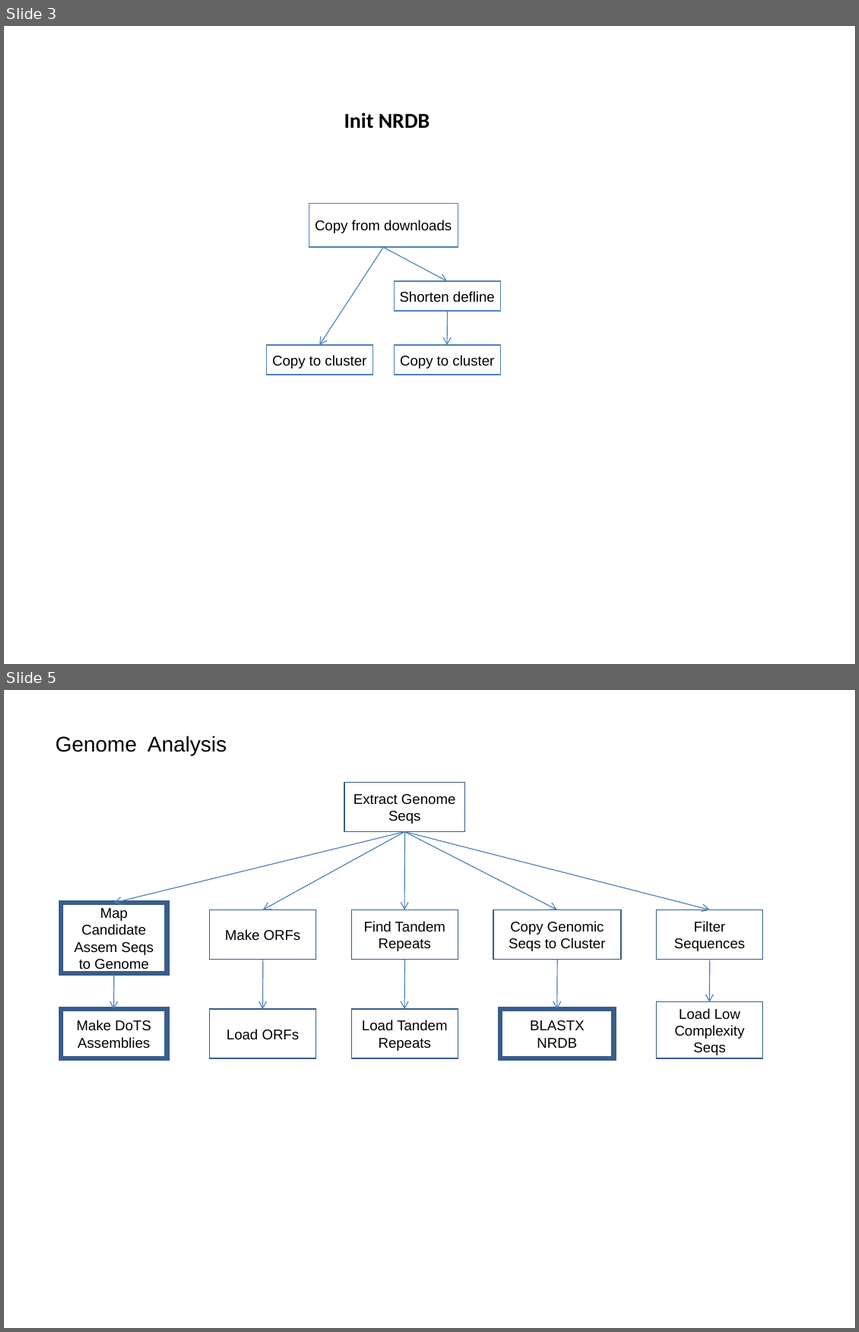
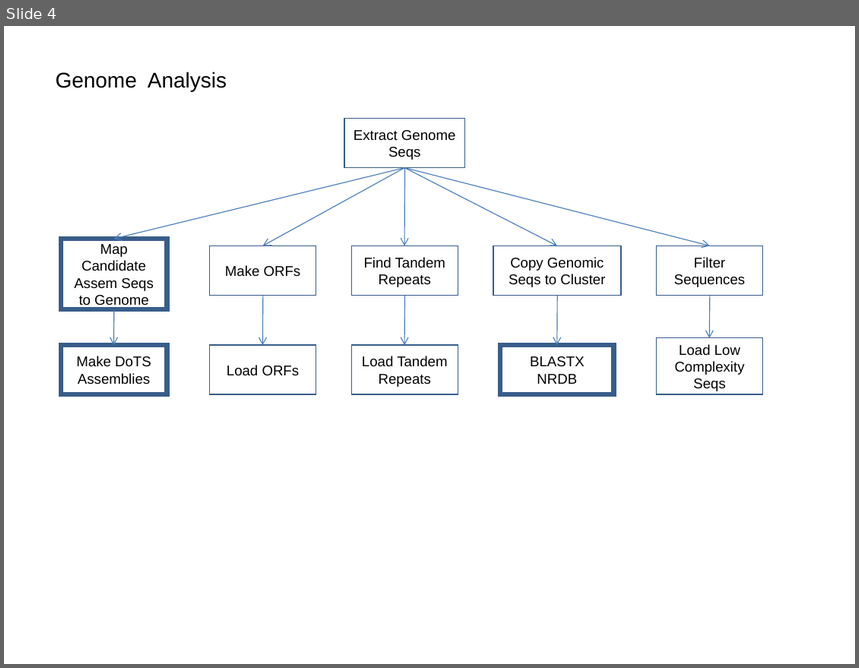
Before and after one commit to VEuPathDB/ApiCommonData, a slide deck: Load/doc/workflow/AnalysisWorkflow.ppt. Shown one above the other, each under a label of ours: slides 3 and 5 before the commit, slide 4 after it; the slides between them are not shown. The pictures are 859x1332 and 859x668 pixels, drawn with LibreOffice and Linux fonts; fonts in the diff are those of the drawing. Boxes give left, top, right and bottom in pixels: in the first picture for what was removed or moved away, otherwise in the second. Text is boxed around its words. In the diff, an @@ line names an element or a change of style, - is before the commit and + after.

```diff
--- a/Load/doc/workflow/AnalysisWorkflow.ppt
+++ b/Load/doc/workflow/AnalysisWorkflow.ppt
@@ slide 3 removed at bbox=[4, 26, 855, 664], background #FFFFFF @@
@@ title removed at bbox=[344, 113, 430, 129] @@
-Init NRDB
@@ rectangle removed at bbox=[309, 203, 458, 247] @@
-Copy from downloads
@@ arrow removed from (384, 247) to (320, 345) @@
@@ arrow removed from (384, 247) to (448, 281) @@
@@ rectangle removed at bbox=[394, 281, 500, 311] @@
-Shorten defline
@@ arrow removed from (448, 311) to (448, 345) @@
@@ rectangle removed at bbox=[266, 345, 373, 375] @@
-Copy to cluster
@@ rectangle removed at bbox=[394, 345, 500, 375] @@
-Copy to cluster
@@ what was slide 5 is now slide 4 @@
```
Also in this commit, not shown: 7 slides changed.
